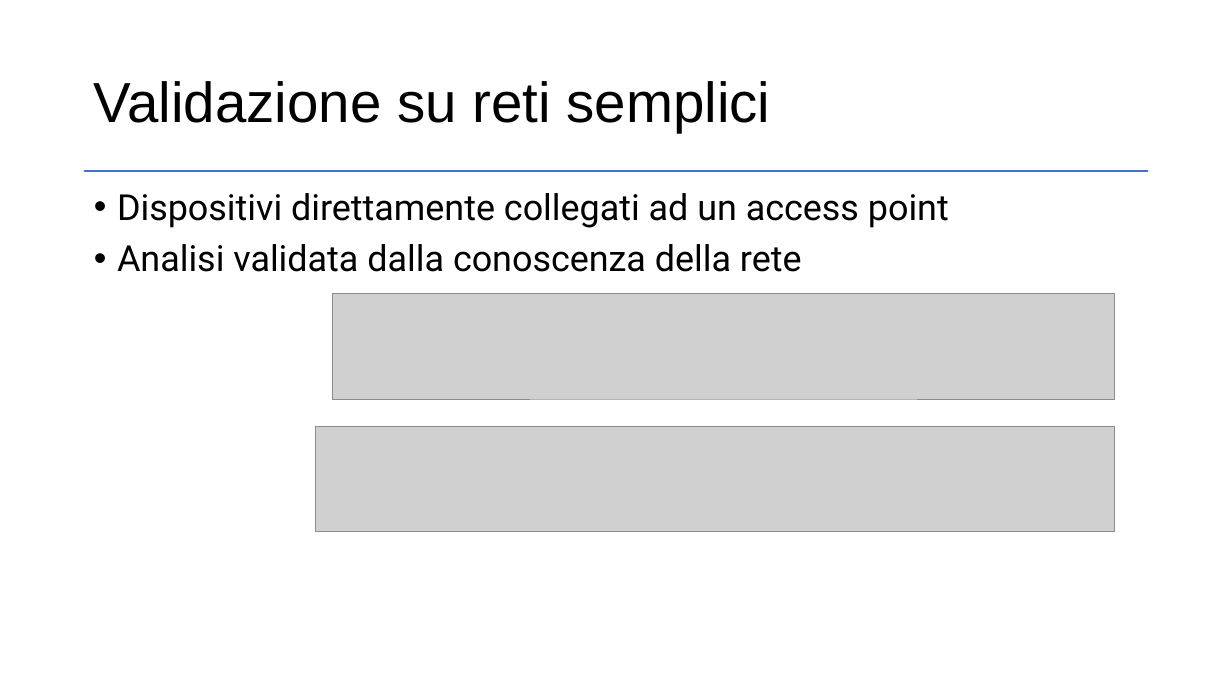
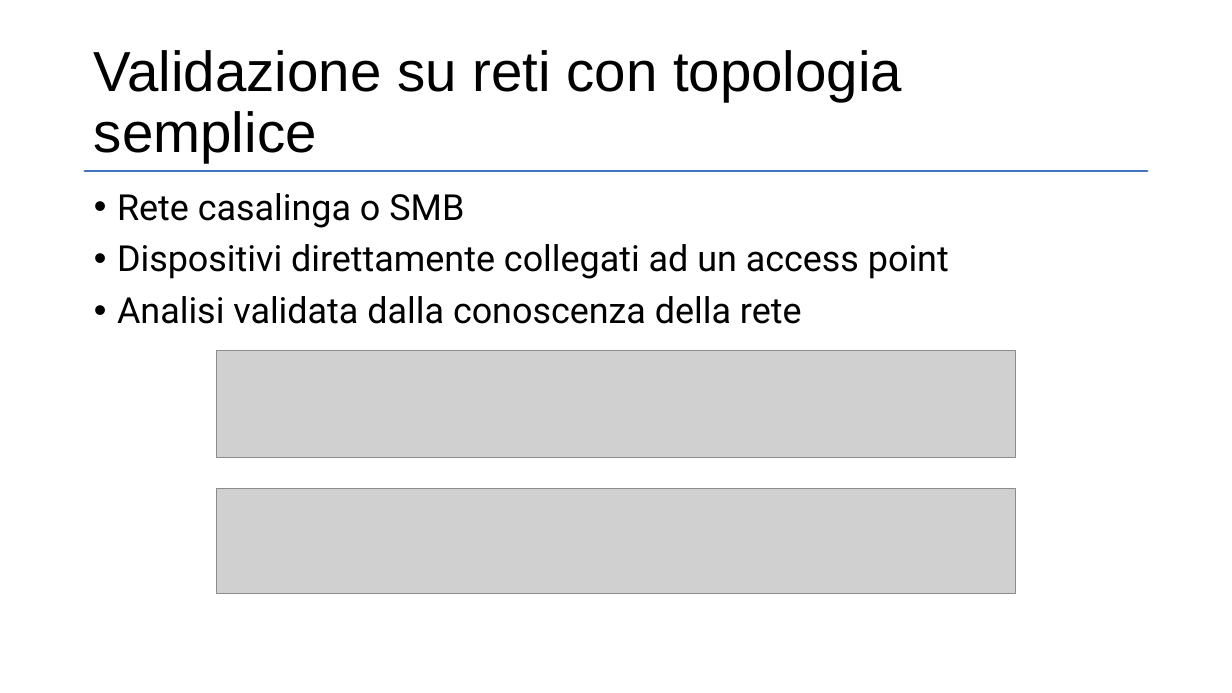
Before and after one commit to dcasenove/Tesi, a slide deck: slide 11 of Presentazione.pptx (slide 6 before the commit). Drawn at 1232x693 pixels with LibreOffice and Linux fonts; fonts in the diff are those of the drawing; grey boxes stand for pictures. Boxes give left, top, right and bottom in pixels: in the first picture for what was removed or moved away, otherwise in the second. Text is boxed around its words. In the diff, an @@ line names an element or a change of style, - is before the commit and + after.

```diff
--- a/Presentazione.pptx
+++ b/Presentazione.pptx
@@ title at <box>94,50,902,163</box>: text changed @@
-Validazione su reti semplici
+Validazione su reti con topologia semplice
@@ text at <box>117,193,464,228</box>: paragraph added @@
+• Rete casalinga o SMB
@@ picture: place and size @@
-picture at <box>333,294,1115,399</box>
+picture at <box>216,350,1015,457</box>
@@ picture: place and size @@
-picture at <box>316,427,1115,532</box>
+picture at <box>216,489,1015,594</box>
```
Also in this commit, not shown: 14 other slides changed, 1 slide added, 1 other file.
